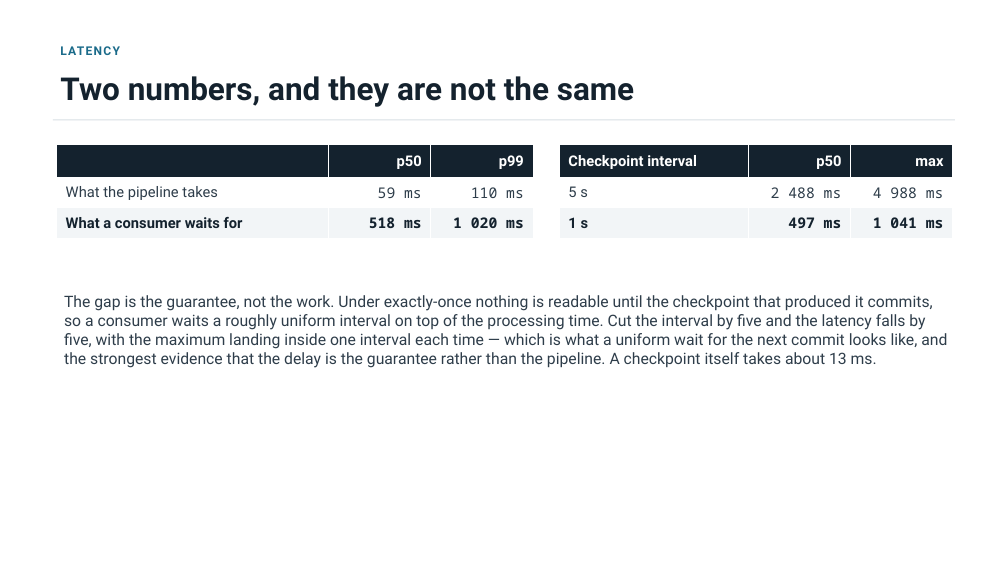
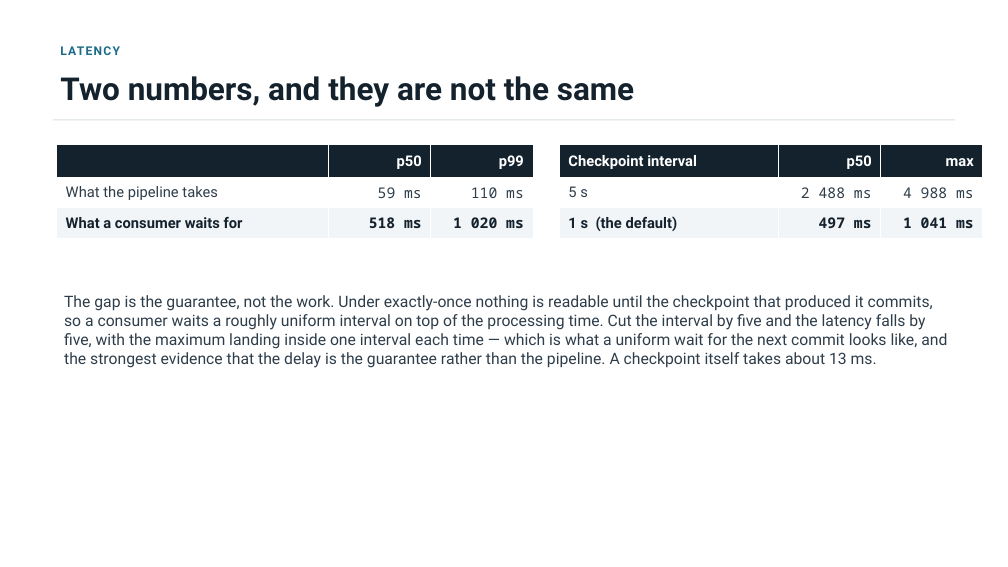
Before and after one commit to jimzucker/flink-training, a slide deck: slide 8 of docs/steps/step-13/final-demo-handout.pptx. Drawn at 1008x567 pixels with LibreOffice and Linux fonts; fonts in the diff are those of the drawing. Boxes give left, top, right and bottom in pixels: in the first picture for what was removed or moved away, otherwise in the second. Text is boxed around its words. In the diff, an @@ line names an element or a change of style, - is before the commit and + after.

```diff
--- a/docs/steps/step-13/final-demo-handout.pptx
+++ b/docs/steps/step-13/final-demo-handout.pptx
@@ table at box(560, 144, 983, 238) @@
-row 3, column 1: 1 s
+row 3, column 1: 1 s (the default)
@@ table: place and size @@
-table at box(560, 144, 953, 238)
+table at box(560, 144, 983, 238)
```
Also in this commit, not shown: 3 other slides changed, 5 other files.
